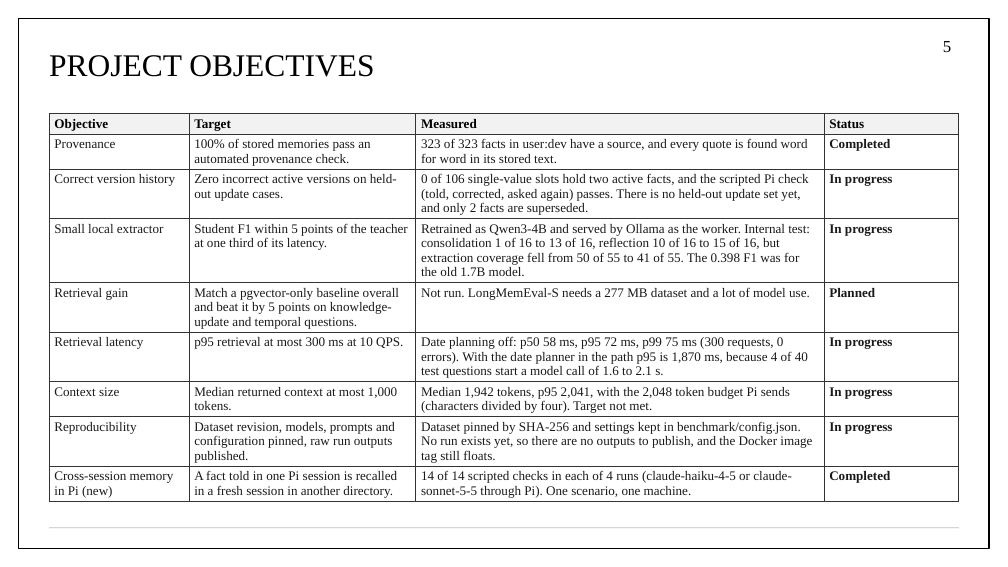
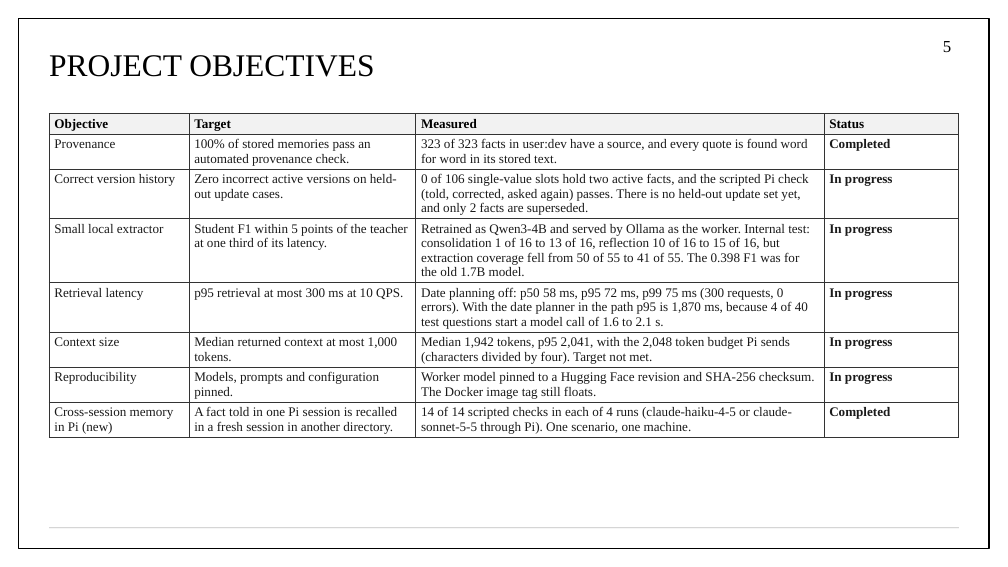
Before and after one commit to aryaniyaps/sdp-2026, a slide deck: slide 5 of P1_R2_13.pptx. Drawn at 1008x567 pixels with LibreOffice and Linux fonts; fonts in the diff are those of the drawing. Boxes give left, top, right and bottom in pixels: in the first picture for what was removed or moved away, otherwise in the second. Text is boxed around its words. In the diff, an @@ line names an element or a change of style, - is before the commit and + after.

```diff
--- a/P1_R2_13.pptx
+++ b/P1_R2_13.pptx
@@ table at (x1=49, y1=113, x2=959, y2=438) @@
-row 5: Retrieval gain | Match a pgvector-only baseline overall and beat it by 5 points on knowledge-update and temporal questions. | Not run. LongMemEval-S needs a 277 MB dataset and a lot of model use. | Planned
-row 7, column 2: Dataset revision, models, prompts and configuration pinned, raw run outputs published.
+row 7, column 2: Models, prompts and configuration pinned.
-row 7, column 3: Dataset pinned by SHA-256 and settings kept in benchmark/config.json. No run exists yet, so there are no outputs to publish, and the Docker image tag still floats.
+row 7, column 3: Worker model pinned to a Hugging Face revision and SHA-256 checksum. The Docker image tag still floats.
```
Also in this commit, not shown: 5 other slides changed, 1 slide removed.
